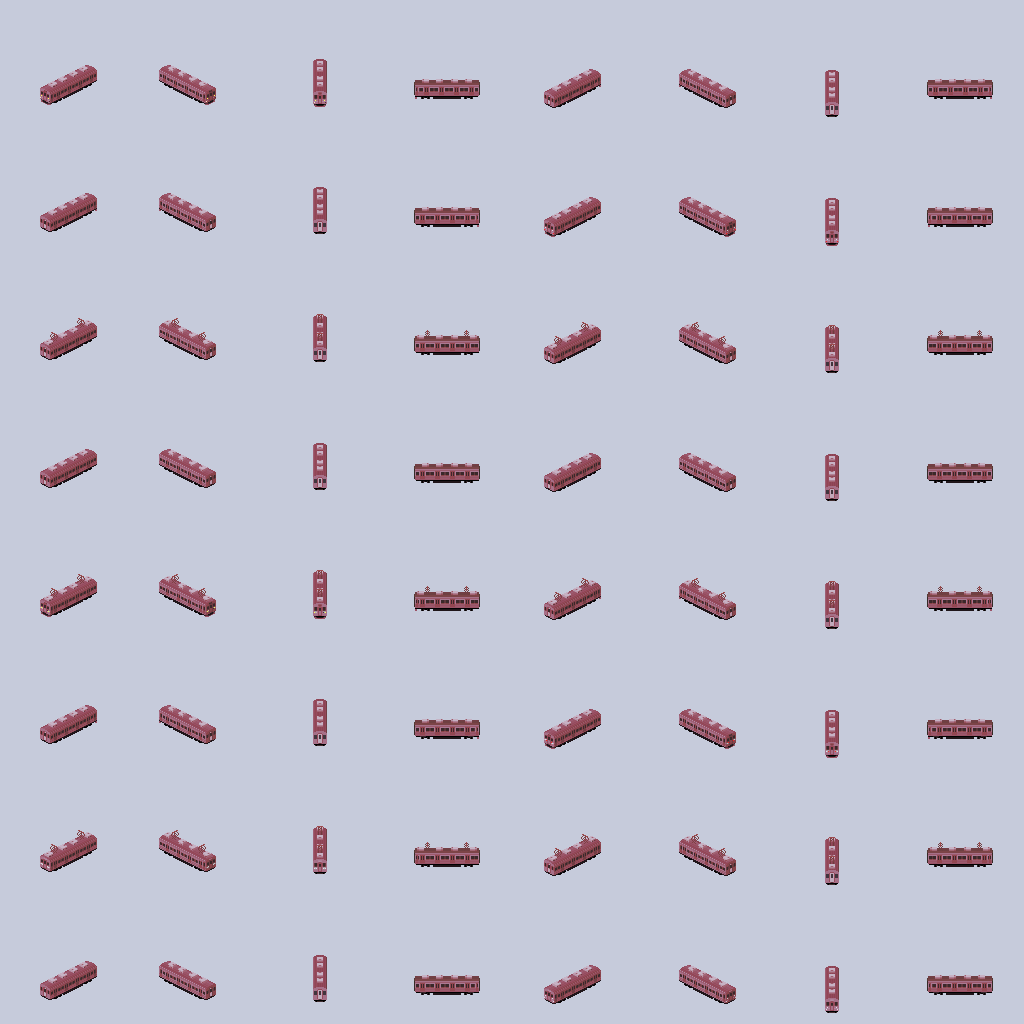
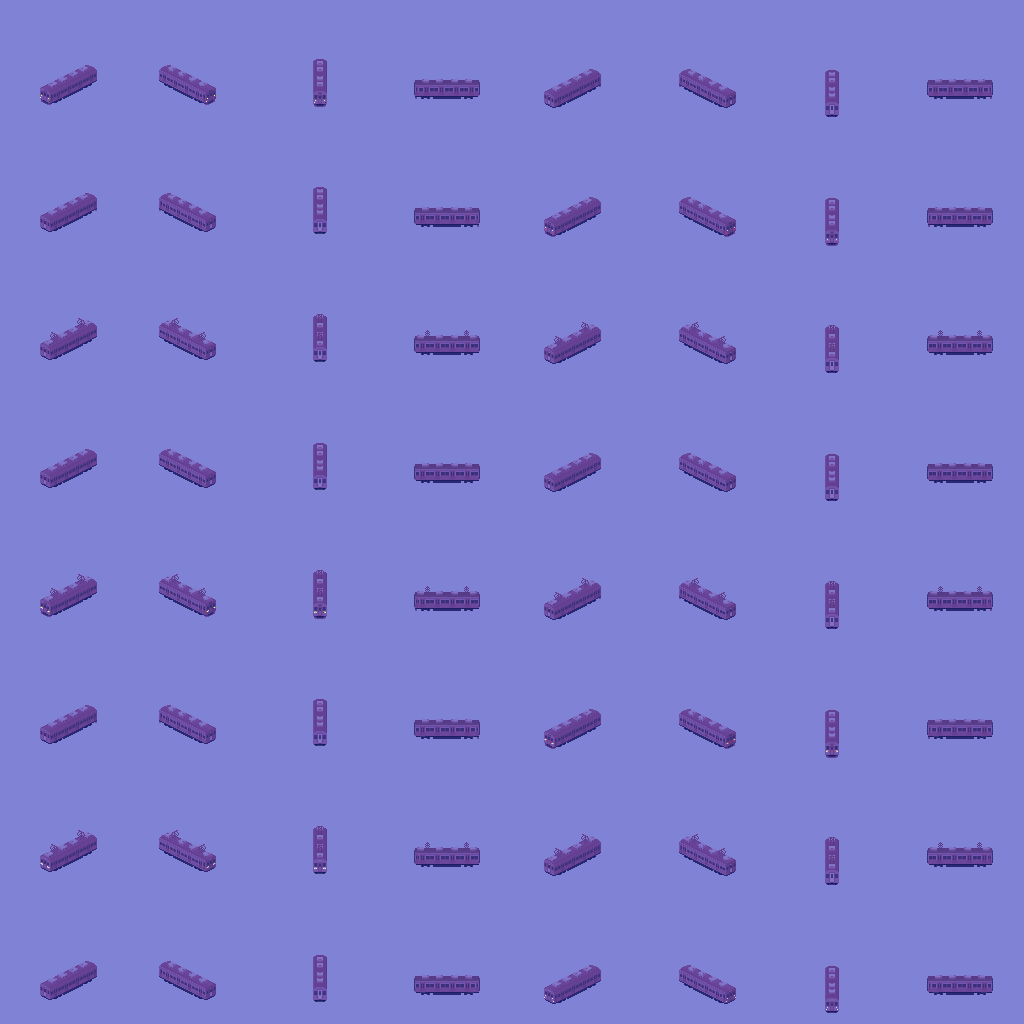
Two versions of the same layered image (1024 × 1024). Layer-by-layer changes:
added layer "レイヤー 121" (50%) in group "青" over [0, 0, 1024, 1024]
